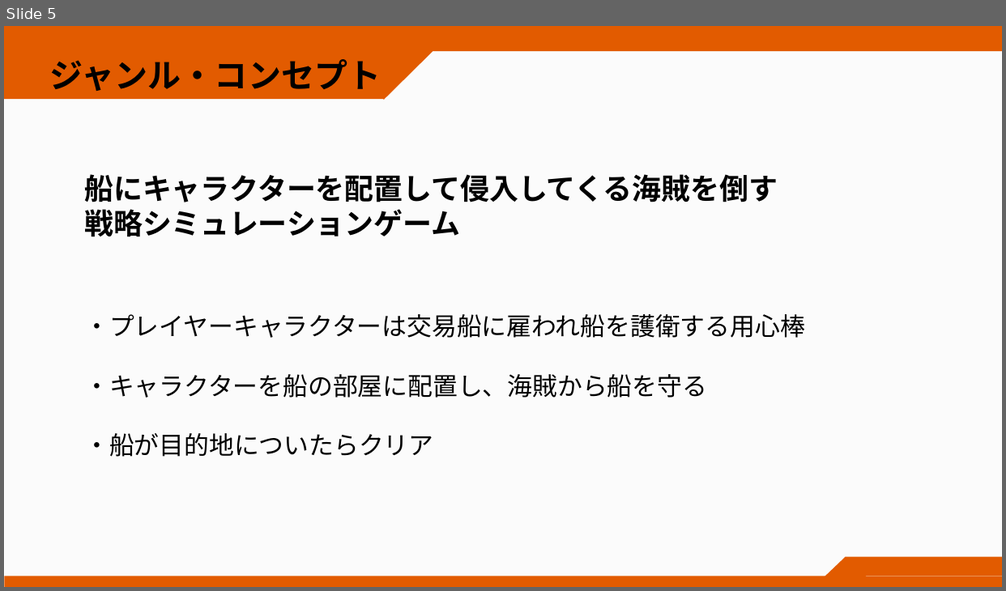
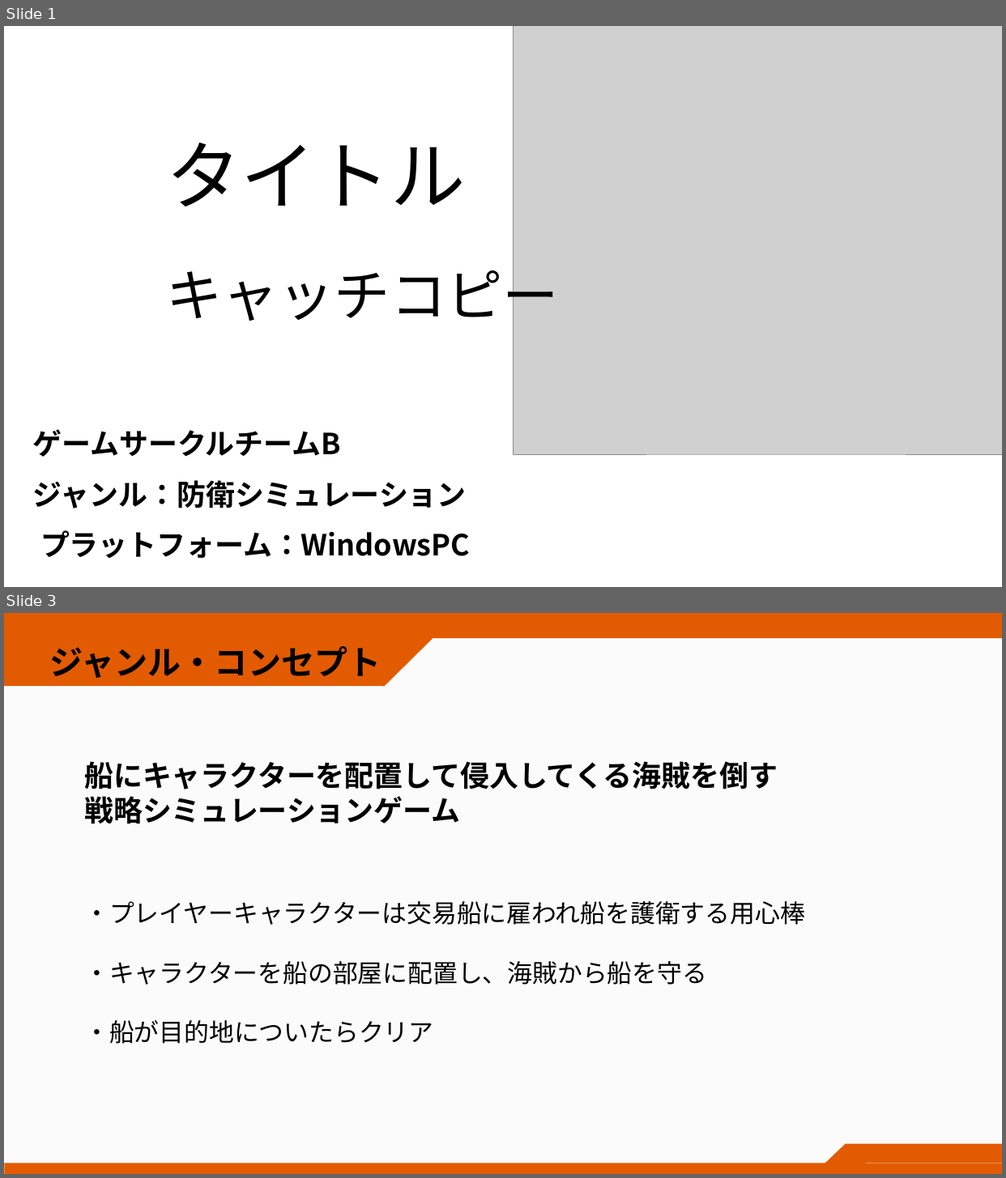
Before and after one commit to takeuchidaina/CircleProject_TowerDefense, a slide deck: 書類やスケジュール/サークル作品１.pptx. Shown one above the other, each under a label of ours: slide 5 before the commit, slides 1 and 3 after it; the slides between them are not shown. The pictures are 1006x591 and 1006x1178 pixels, drawn with LibreOffice and Linux fonts; fonts in the diff are those of the drawing; grey boxes stand for pictures; background and template pictures are left out. Boxes give left, top, right and bottom in pixels: in the first picture for what was removed or moved away, otherwise in the second. Text is boxed around its words. In the diff, an @@ line names an element or a change of style, - is before the commit and + after.

```diff
--- a/書類やスケジュール/サークル作品１.pptx
+++ b/書類やスケジュール/サークル作品１.pptx
@@ slide 1 added at (4,26,1002,587), background picture (left out) @@
@@ picture added at (513,26,1002,454) @@
@@ text added at (166,143,466,207), 72 pt, text #000000 @@
+タイトル
@@ text added at (166,259,559,330), 54 pt, text #000000 @@
+キャッチコピー
@@ text added at (33,429,341,457), 28 pt, text #000000, bold @@
+ゲームサークルチームB
@@ text added at (33,480,467,509), 28 pt, text #000000, bold @@
+ジャンル：防衛シミュレーション
@@ text added at (40,531,470,558), 28 pt, text #000000, bold @@
+プラットフォーム：WindowsPC
@@ what was slide 5 is now slide 3 @@
```
Also in this commit, not shown: 2 slides changed, 1 other slide added, 3 slides removed.
